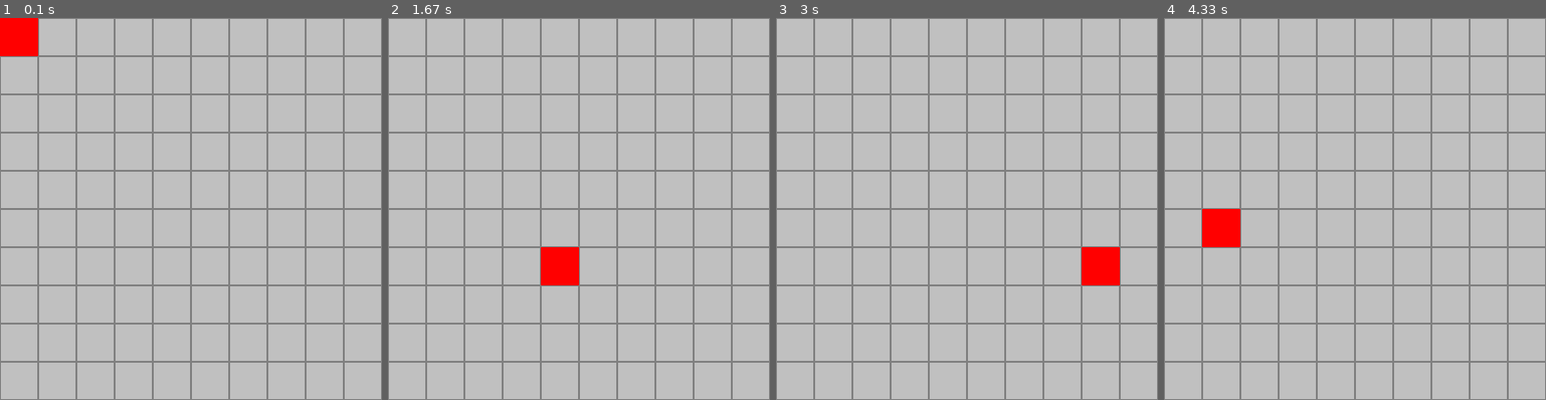
Above: before the commit, frames 1-4 (left to right).
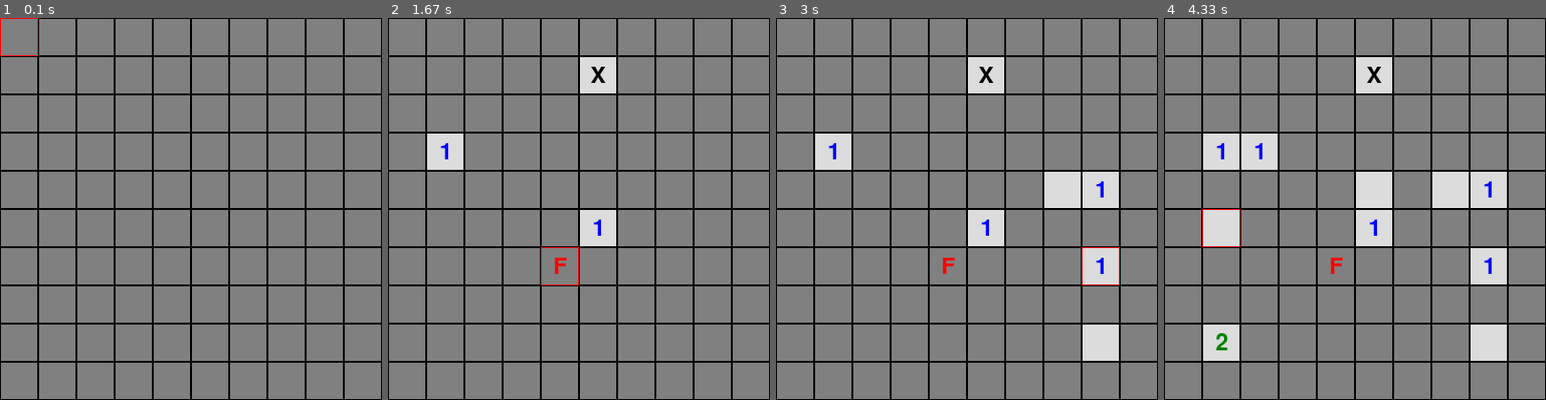
Above: after the commit, the same moments.

Repository: i0z0m/minesweeper-pygame
Game: pygame game, started from src/minesweeper_pygame/__main__.py
The game is run twice, just before and just after one commit, with the same random seed, the same clock (stepped at 60 frames per second) and the same inputs.
Inputs (mouse positions are in pixels of both pictures, inside the frame that each line leads up to):
- Up to frame 1 (0.1 s): no input
- Up to frame 2 (1.67 s): click (579, 209) at 0.38 s; click (460, 151) at 0.72 s; click (586, 79) at 1.05 s; right-click (579, 254) at 1.38 s
- Up to frame 3 (3 s): click (1112, 354) at 1.72 s; click (1043, 178) at 2.05 s; click (1085, 201) at 2.38 s; click (1100, 285) at 2.72 s
- Up to frame 4 (4.33 s): click (1370, 193) at 3.05 s; click (1270, 140) at 3.38 s; click (1240, 350) at 3.72 s; click (1236, 231) at 4.05 s

The runs differ from the first frame. In frame 1, 100% of the frame differs, in the area x 0-100%, y 0-100%; in frame 2, 100%; in frame 3, 100%; in frame 4, 100%.

Commit message:
Add flags, bombs and numbers.

Diff:
--- a/src/minesweeper_pygame/__main__.py
+++ b/src/minesweeper_pygame/__main__.py
@@ -1,4 +1,5 @@
 import pygame
+import random
 # マインスイーパーの本家デザインに近づけるためのコード
 
 # ゲームの設定
@@ -6,18 +7,77 @@
 ROWS, COLS = 10, 10  # セルの数を減らす
 CELL_SIZE = WIDTH // COLS
 
+# 爆弾と旗の記号定義
+BOMB_SYMBOL = 'X'
+FLAG_SYMBOL = 'F'
+
 # 色の定義
 WHITE = (255, 255, 255)
-LIGHT_GRAY = (192, 192, 192)  # セルの色を明るいグレーに
+LIGHT_GRAY = (220, 220, 220)
 DARK_GRAY = (128, 128, 128)
 RED = (255, 0, 0)
+BLACK = (0,0,0)
 
-def draw_grid(screen, cell_size):
+# 数字の色の定義
+NUMBER_COLORS = {
+    1: (0, 0, 255),   # 青
+    2: (0, 128, 0),   # 緑
+    3: (255, 0, 0),   # 赤
+    4: (128, 0, 128), # 紫
+    5: (139, 69, 19), # 茶色
+    6: (0, 255, 255)  # シアン
+}
+
+# マインスイーパーのゲームロジックを追加したコード
+
+# ゲームの設定
+MINE_COUNT = 10
+
+# セルのクラス
+class Cell:
+    def __init__(self):
+        self.is_mine = False
+        self.is_open = False
+        self.is_flagged = False
+        self.number = 0
+
+def init_grid(rows, cols, mine_count):
+    """グリッドを初期化する関数"""
+    grid = [[Cell() for _ in range(cols)] for _ in range(rows)]
+    mine_positions = random.sample(range(rows * cols), mine_count)
+    for pos in mine_positions:
+        row = pos // cols
+        col = pos % cols
+        grid[row][col].is_mine = True
+        # 周囲のセルの数字を計算
+        for r in range(max(row-1, 0), min(row+2, rows)):
+            for c in range(max(col-1, 0), min(col+2, cols)):
+                grid[r][c].number += 1
+    return grid
+
+def draw_grid(screen, grid, cell_size):
     """グリッドを描画する関数"""
+    font = pygame.font.Font(None, 36)  # フォントの設定
     for row in range(ROWS):
         for col in range(COLS):
-            pygame.draw.rect(screen, LIGHT_GRAY, (col * cell_size, row * cell_size, cell_size, cell_size), 0)  # セルの背景を塗りつぶす
-            pygame.draw.rect(screen, DARK_GRAY, (col * cell_size, row * cell_size, cell_size, cell_size), 1)  # 境界線を描画
+            cell = grid[row][col]
+            color = LIGHT_GRAY if cell.is_open else DARK_GRAY
+            pygame.draw.rect(screen, color, (col * cell_size, row * cell_size, cell_size, cell_size), 0)
+            pygame.draw.rect(screen, BLACK, (col * cell_size, row * cell_size, cell_size, cell_size), 1)
+            if cell.is_open:
+                if cell.is_mine:
+                    text = BOMB_SYMBOL
+                    text_color = BLACK
+                else:
+                    text = str(cell.number) if cell.number > 0 else ""
+                    text_color = NUMBER_COLORS.get(cell.number, BLACK)
+                text_surface = font.render(text, True, text_color)
+                text_rect = text_surface.get_rect(center=(col * cell_size + cell_size//2, row * cell_size + cell_size//2))
+                screen.blit(text_surface, text_rect)
+            elif cell.is_flagged:
+                text_surface = font.render(FLAG_SYMBOL, True, RED)
+                text_rect = text_surface.get_rect(center=(col * cell_size + cell_size//2, row * cell_size + cell_size//2))
+                screen.blit(text_surface, text_rect)
 
 def main():
     pygame.init()
@@ -25,23 +85,32 @@
     pygame.display.set_caption("Minesweeper")
     clock = pygame.time.Clock()
 
+    grid = init_grid(ROWS, COLS, MINE_COUNT)
+
     # ゲームループ
     running = True
     while running:
         screen.fill(WHITE)
-        draw_grid(screen, CELL_SIZE)
+        draw_grid(screen, grid, CELL_SIZE)
 
         # マウスオーバーのセルを赤色で表示
         mouse_pos = pygame.mouse.get_pos()
         mouse_row = mouse_pos[1] // CELL_SIZE
         mouse_col = mouse_pos[0] // CELL_SIZE
-        pygame.draw.rect(screen, RED, (mouse_col * CELL_SIZE, mouse_row * CELL_SIZE, CELL_SIZE, CELL_SIZE))
+        pygame.draw.rect(screen, RED, (mouse_col * CELL_SIZE, mouse_row * CELL_SIZE, CELL_SIZE, CELL_SIZE), 1)
 
         pygame.display.flip()
 
         for event in pygame.event.get():
             if event.type == pygame.QUIT:
                 running = False
+            elif event.type == pygame.MOUSEBUTTONDOWN:
+                row, col = event.pos[1] // CELL_SIZE, event.pos[0] // CELL_SIZE
+                cell = grid[row][col]
+                if event.button == 1 and not cell.is_flagged:  # 左クリックでセルを開く
+                    cell.is_open = True
+                elif event.button == 3:  # 右クリックで旗を立てる/取り除く
+                    cell.is_flagged = not cell.is_flagged
 
         clock.tick(60)
 
